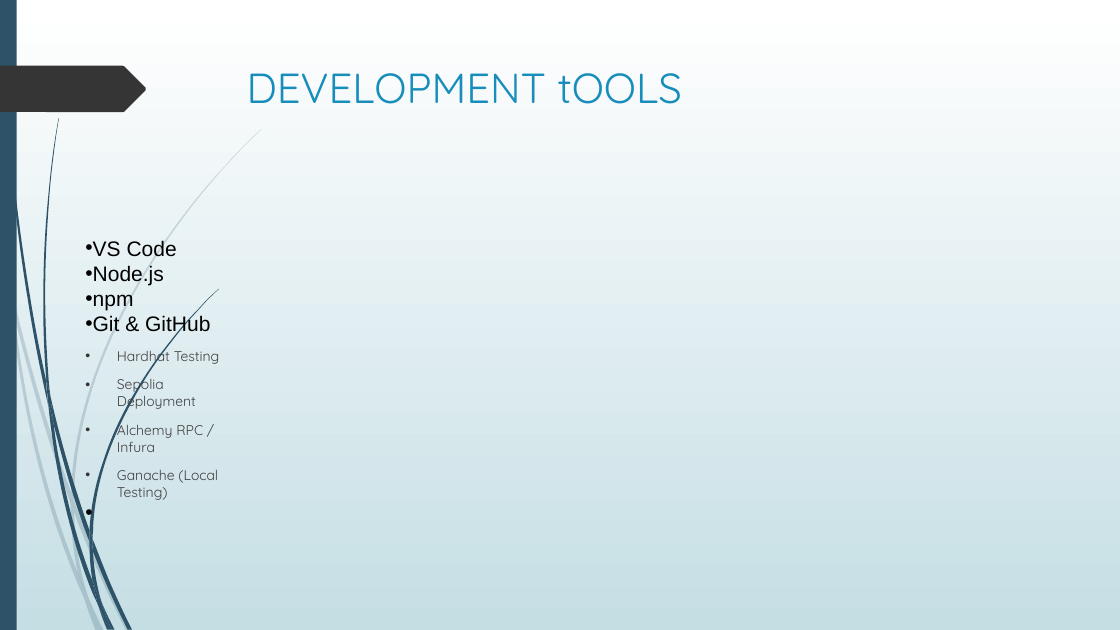
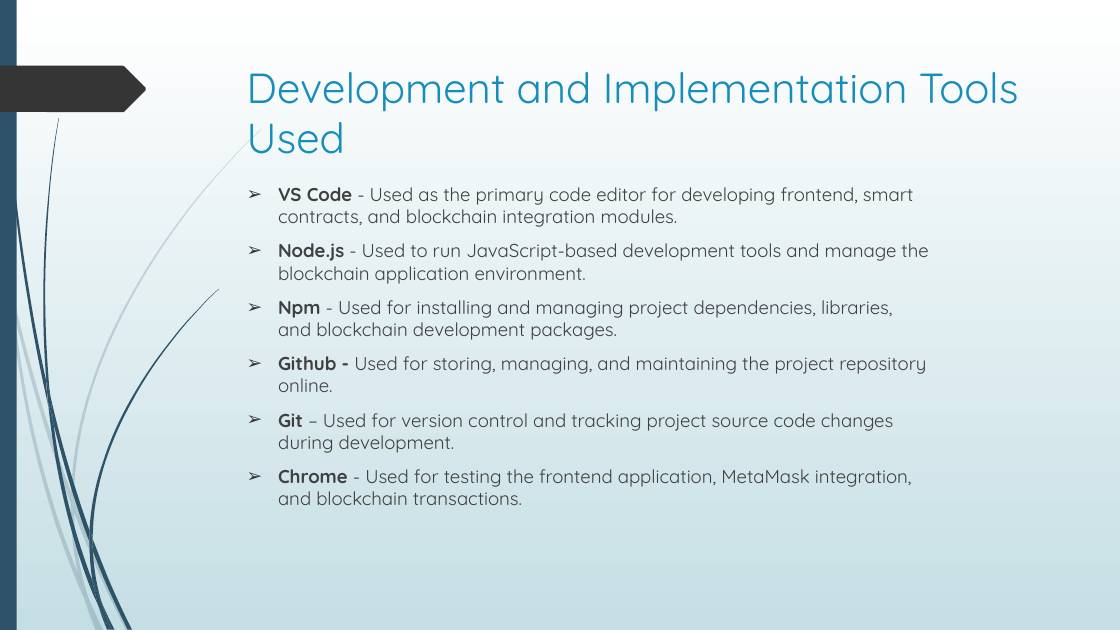
Before and after one commit to chigonglei/DAppSopolia, a slide deck: slide 5 of Presentation.pptx (slide 6 before the commit). Drawn at 1120x630 pixels with LibreOffice and Linux fonts; fonts in the diff are those of the drawing. Boxes give left, top, right and bottom in pixels: in the first picture for what was removed or moved away, otherwise in the second. Text is boxed around its words. In the diff, an @@ line names an element or a change of style, - is before the commit and + after.

```diff
--- a/Presentation.pptx
+++ b/Presentation.pptx
@@ title at box(247, 72, 1019, 154): text changed @@
-DEVELOPMENT tOOLS
+Development and Implementation Tools Used
@@ text at box(278, 187, 928, 505): text changed; size 12 to 16 pt @@
-• VS Code
-• Node.js
-• npm
-• Git & GitHub
-• Hardhat Testing
-• Sepolia Deployment
-• Alchemy RPC / Infura
-• Ganache (Local Testing)
+➢ VS Code - Used as the primary code editor for developing frontend, smart contracts, and blockchain integration modules.
+➢ Node.js - Used to run JavaScript-based development tools and manage the blockchain application environment.
+➢ Npm - Used for installing and managing project dependencies, libraries, and blockchain development packages.
+➢ Github - Used for storing, managing, and maintaining the project repository online.
+➢ Git – Used for version control and tracking project source code changes during development.
+➢ Chrome - Used for testing the frontend application, MetaMask integration, and blockchain transactions.
```
Also in this commit, not shown: 11 other slides changed, 20 slides added, 7 slides removed, 5 other files.
